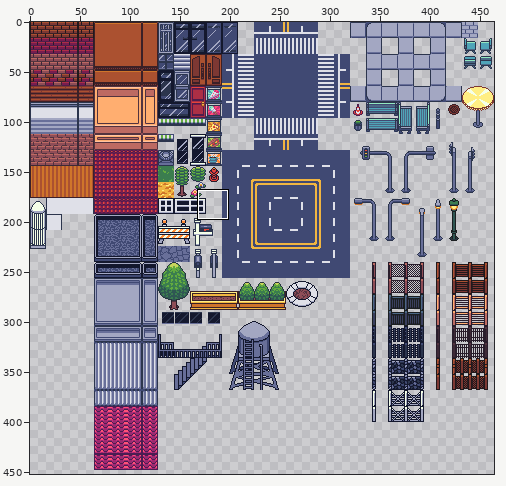
A sprite sheet gets an edit: resources/outdoors.png. Above, an overview of the earlier version with the close-up marked.
Close-up. Before the commit:
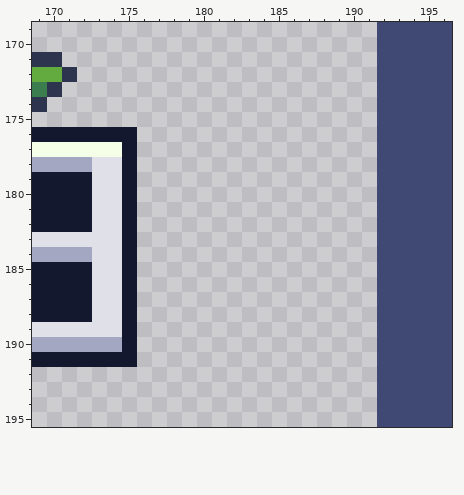
The file is 464x464 pixels. Colours within 5 levels of each other are drawn and written as one. Shown: x 169..196, y 169..195. The wide view leaves out empty margins.
Once edited:
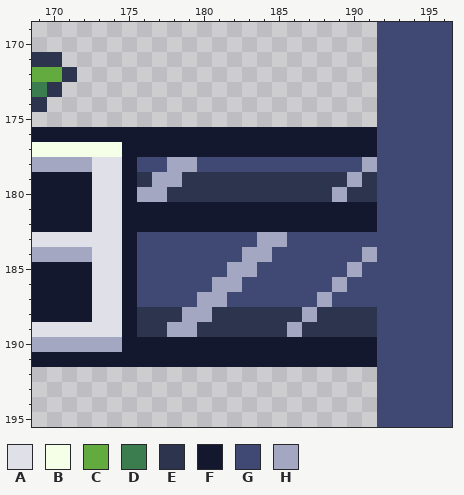
Palette (. is transparent): A #dfe0e8  B #f5ffe8  C #63ab3f  D #3b7d4f  E #2c354d  F #14182e  G #404973  H #a3a7c2
Diff:
@@ x 169..196 @@
 175 .......................GGGGG
-176 FFFFFFF................GGGGG
-177 BBBBBBF................GGGGG
-178 HHHHAAF................GGGGG
-179 FFFFAAF................GGGGG
-180 FFFFAAF................GGGGG
-181 FFFFAAF................GGGGG
-182 FFFFAAF................GGGGG
-183 AAAAAAF................GGGGG
-184 HHHHAAF................GGGGG
-185 FFFFAAF................GGGGG
-186 FFFFAAF................GGGGG
-187 FFFFAAF................GGGGG
-188 FFFFAAF................GGGGG
-189 AAAAAAF................GGGGG
-190 HHHHHHF................GGGGG
-191 FFFFFFF................GGGGG
+176 FFFFFFFFFFFFFFFFFFFFFFFGGGGG
+177 BBBBBBFFFFFFFFFFFFFFFFFGGGGG
+178 HHHHAAFGGHHGGGGGGGGGGGHGGGGG
+179 FFFFAAFEHHEEEEEEEEEEEHEGGGGG
+180 FFFFAAFHHEEEEEEEEEEEHEEGGGGG
+181 FFFFAAFFFFFFFFFFFFFFFFFGGGGG
+182 FFFFAAFFFFFFFFFFFFFFFFFGGGGG
+183 AAAAAAFGGGGGGGGHHGGGGGGGGGGG
+184 HHHHAAFGGGGGGGHHGGGGGGHGGGGG
+185 FFFFAAFGGGGGGHHGGGGGGHGGGGGG
+186 FFFFAAFGGGGGHHGGGGGGHGGGGGGG
+187 FFFFAAFGGGGHHGGGGGGHGGGGGGGG
+188 FFFFAAFEEEHHEEEEEEHEEEEGGGGG
+189 AAAAAAFEEHHEEEEEEHEEEEEGGGGG
+190 HHHHHHFFFFFFFFFFFFFFFFFGGGGG
+191 FFFFFFFFFFFFFFFFFFFFFFFGGGGG
 192 .......................GGGGG
Pixel boxes of the changes (left, top, right, bottom) in both close-ups:
added: (137, 127, 377, 367)
